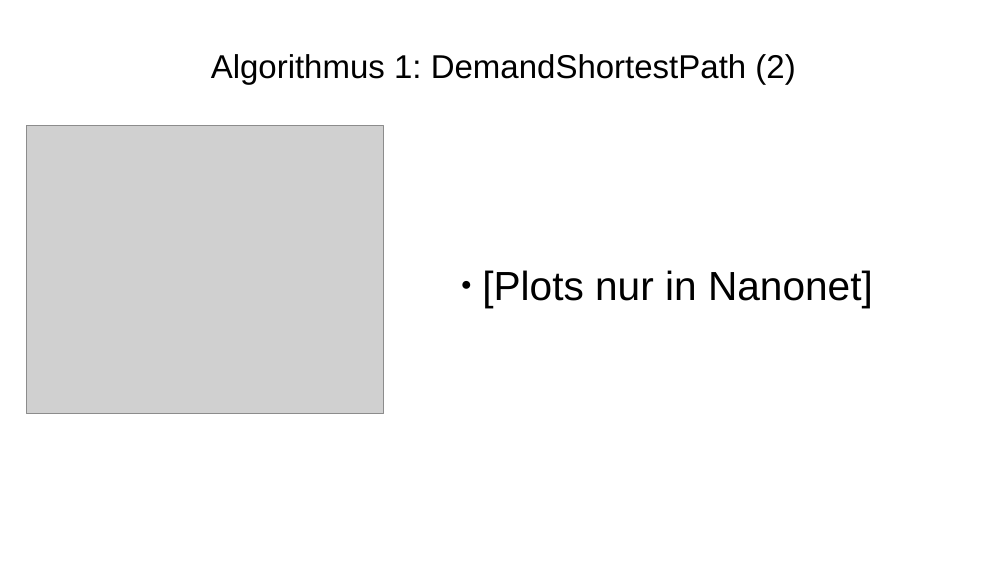
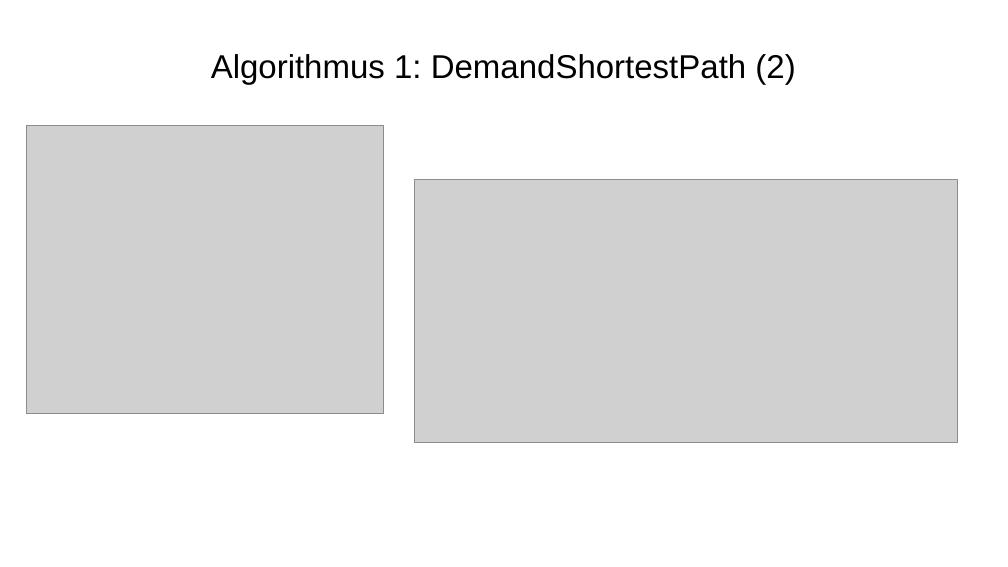
Before and after one commit to togir2/TE_SR_experiments_2021, a slide deck: slide 5 of präsentation/Abschlusspräsentation Projekt2.odp. Drawn at 1008x567 pixels with LibreOffice and Linux fonts; fonts in the diff are those of the drawing; grey boxes stand for pictures. Boxes give left, top, right and bottom in pixels: in the first picture for what was removed or moved away, otherwise in the second. Text is boxed around its words. In the diff, an @@ line names an element or a change of style, - is before the commit and + after.

```diff
--- a/präsentation/Abschlusspräsentation Projekt2.odp
+++ b/präsentation/Abschlusspräsentation Projekt2.odp
@@ picture added at [415, 180, 959, 443] @@
@@ text removed at [482, 270, 873, 307] @@
-                ● [Plots nur in Nanonet]
```
Also in this commit, not shown: 2 other slides changed.
